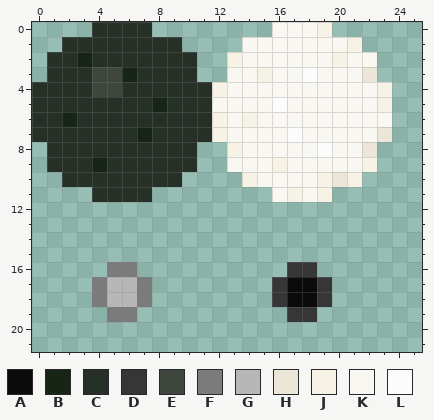
File history of a pixel-art sprite, resource/stone-atlas.png. Above, as it was before the edit.
The file is 32x32 pixels. Colours within 5 levels of each other are drawn and written as one. Shown: x 0..25, y 0..21.
Palette (. is transparent): A #0b0b0b  B #172517  C #273027  D #363636  E #3e463e  F #7b7b7b  G #b7b7b7  H #ebe6d7  J #f6f2e5  K #f9f7f1  L #fcfcfc
And afterwards:
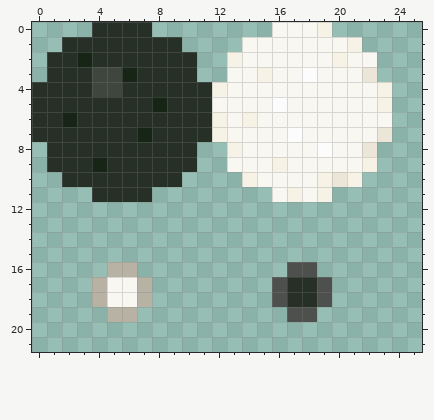
The exact change:
{"colour":"D","old":"#363636","new":"#4e504e"}
{"colour":"F","old":"#7b7b7b","new":"#b7b2a4"}
{"y":17,"x":5,"old":"GG","new":"KK"}
{"y":17,"x":17,"old":"AA","new":"CC"}
{"y":18,"x":5,"old":"GG","new":"KK"}
{"y":18,"x":17,"old":"AA","new":"CC"}
{"label":"changed","picture_box":[92,262,152,322]}
{"label":"changed","picture_box":[272,262,332,322]}
